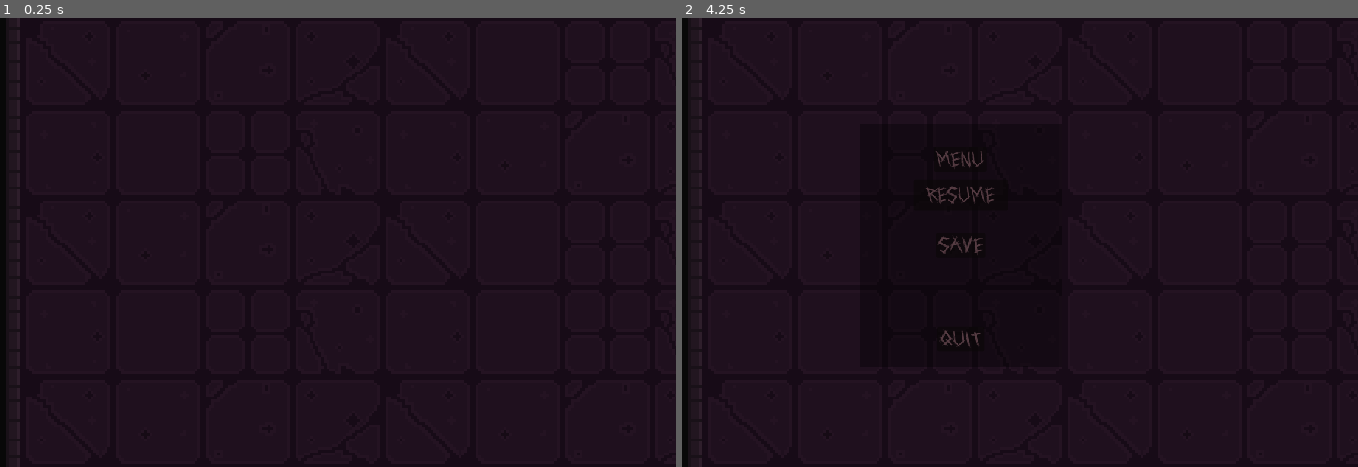
Above: before the commit, frames 1-2 (left to right).
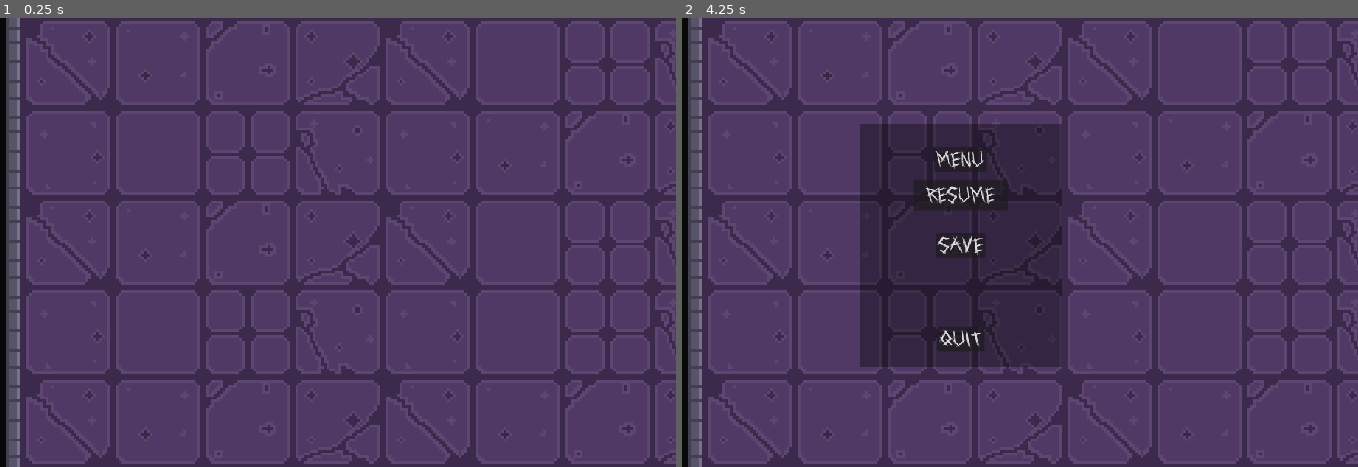
Above: after the commit, the same moments.

Repository: AugustanaCSC380January2024/final-game-don
Game: Godot game, scene res://scenes/map1.tscn
Two runs of this game, one before a commit and one after it. Both use one fixed random seed, a clock stepped at 60 frames per second and the inputs below. This scene is started directly instead of the project's main scene.
Inputs:
- Up to frame 1 (0.25 s): no input
- Up to frame 2 (4.25 s): tap Enter at 0.5, 2, 3.5 s; hold D (right) 0.53-1.28 s; tap P (attack) every 0.75 s from 0.6 to 3.6 s; tap Space (jump) at 0.77, 1.25, 1.52, 2.75, 3.02, 3.77 s; hold S (down) 1.28-2.03 s; hold D (right) 2.03-2.78 s; hold W (up) 2.78-3.53 s; hold A (left) from 3.53 s (still down); tap Escape (pause) at 4.15 s

The runs differ from the first frame. In frame 1, 99% of the frame differs, in the area x 0-100%, y 0-100%; in frame 2, 99%.
Error before the commit: Invalid access to property or key 'multiplayermode' on a base object of type 'Dictionary'. (res://scripts/map1.gd:28)
Error after the commit: Invalid access to property or key 'multiplayermode' on a base object of type 'Dictionary'. (res://scripts/map1.gd:31)

Commit message:
Added a chest that gives you a key to open the door, and added door that needs key to be opened

Diff:
--- /dev/null
+++ b/scenes/chest.tscn
@@ -0,0 +1,38 @@
+[gd_scene load_steps=5 format=3 uid="uid://sugeaoae40yp"]
+
+[ext_resource type="Script" path="res://scripts/chest.gd" id="1_k4k8r"]
+[ext_resource type="Texture2D" uid="uid://ckwn0rlwlixe5" path="res://assets/temp/Dungeon Tiles/Full.png" id="1_m87b3"]
+
+[sub_resource type="RectangleShape2D" id="RectangleShape2D_wkkni"]
+size = Vector2(27, 20)
+
+[sub_resource type="CircleShape2D" id="CircleShape2D_n0yua"]
+radius = 21.0238
+
+[node name="Chest" type="CharacterBody2D"]
+z_index = 1000
+z_as_relative = false
+collision_layer = 7
+collision_mask = 7
+script = ExtResource("1_k4k8r")
+
+[node name="Sprite2D" type="Sprite2D" parent="."]
+position = Vector2(-3, 0)
+texture = ExtResource("1_m87b3")
+hframes = 6
+vframes = 8
+frame = 17
+
+[node name="CollisionShape2D" type="CollisionShape2D" parent="."]
+position = Vector2(0.5, 0)
+shape = SubResource("RectangleShape2D_wkkni")
+
+[node name="Area2D" type="Area2D" parent="."]
+collision_layer = 7
+collision_mask = 7
+
+[node name="CollisionShape2D" type="CollisionShape2D" parent="Area2D"]
+shape = SubResource("CircleShape2D_n0yua")
+
+[connection signal="body_entered" from="Area2D" to="." method="_on_area_2d_body_entered"]
+[connection signal="body_exited" from="Area2D" to="." method="_on_area_2d_body_exited"]
--- /dev/null
+++ b/scenes/door.tscn
@@ -0,0 +1,37 @@
+[gd_scene load_steps=5 format=3 uid="uid://dbplbdyl6qbr2"]
+
+[ext_resource type="Script" path="res://scripts/door.gd" id="1_85eok"]
+[ext_resource type="Texture2D" uid="uid://ckwn0rlwlixe5" path="res://assets/temp/Dungeon Tiles/Full.png" id="1_qy16i"]
+
+[sub_resource type="RectangleShape2D" id="RectangleShape2D_h4ofb"]
+size = Vector2(32, 5)
+
+[sub_resource type="CapsuleShape2D" id="CapsuleShape2D_kbp4s"]
+radius = 16.0
+height = 68.0
+
+[node name="Door" type="StaticBody2D"]
+script = ExtResource("1_85eok")
+
+[node name="Sprite2D" type="Sprite2D" parent="."]
+texture = ExtResource("1_qy16i")
+hframes = 7
+vframes = 8
+frame = 41
+
+[node name="CollisionShape2D" type="CollisionShape2D" parent="."]
+z_index = 1000
+z_as_relative = false
+position = Vector2(0, -17)
+shape = SubResource("RectangleShape2D_h4ofb")
+
+[node name="Area2D" type="Area2D" parent="."]
+collision_layer = 7
+collision_mask = 7
+
+[node name="CollisionShape2D" type="CollisionShape2D" parent="Area2D"]
+position = Vector2(0, -1)
+shape = SubResource("CapsuleShape2D_kbp4s")
+
+[connection signal="body_entered" from="Area2D" to="." method="_on_area_2d_body_entered"]
+[connection signal="body_exited" from="Area2D" to="." method="_on_area_2d_body_exited"]
--- a/scenes/map1.tscn
+++ b/scenes/map1.tscn
@@ -1,8 +1,9 @@
-[gd_scene load_steps=4 format=3 uid="uid://bmtf5fu7xmces"]
+[gd_scene load_steps=5 format=3 uid="uid://bmtf5fu7xmces"]
 
 [ext_resource type="Script" path="res://scripts/map1.gd" id="1_ux8rt"]
 [ext_resource type="PackedScene" uid="uid://bs3pbw7w8qfua" path="res://scenes/tile_map1.tscn" id="2_tbxjn"]
 [ext_resource type="PackedScene" uid="uid://s1lqv4a1uuxv" path="res://scenes/pause_menu.tscn" id="3_ij7xw"]
+[ext_resource type="PackedScene" uid="uid://dbplbdyl6qbr2" path="res://scenes/door.tscn" id="4_wple0"]
 
 [node name="Map" type="Node2D"]
 script = ExtResource("1_ux8rt")
@@ -17,6 +18,7 @@
 color = Color(0, 0, 0, 0.886275)
 
 [node name="CanvasModulate" type="CanvasModulate" parent="."]
+visible = false
 color = Color(0.388235, 0.270588, 0.301961, 1)
 
 [node name="TileMap" parent="." instance=ExtResource("2_tbxjn")]
@@ -27,7 +29,7 @@
 layer_1/tile_data = PackedInt32Array(1310695, 65537, 4, 1310696, 65537, 4, 1310697, 65537, 4, 1310698, 65537, 4, 131069 …(2295 unchanged characters)…
 layer_2/z_index = 1000
 layer_2/navigation_enabled = false
-layer_2/tile_data = PackedInt32Array(917488, 393217, 5)
+layer_2/tile_data = PackedInt32Array()
 
 [node name="Camera2D" type="Camera2D" parent="."]
 position = Vector2(-710, 527)
@@ -51,4 +53,15 @@
 position = Vector2(-744, 549)
 
 [node name="enemy_spawn" type="Marker2D" parent="."]
-position = Vector2(-737, 112)
+position = Vector2(-388, 106)
+
+[node name="chest_spawn" type="Marker2D" parent="."]
+position = Vector2(-624, 452)
+
+[node name="Door" parent="." instance=ExtResource("4_wple0")]
+z_index = 3000
+z_as_relative = false
+position = Vector2(-496, 433)
+
+[node name="door_open" type="Marker2D" parent="."]
+position = Vector2(-496, 392)
--- /dev/null
+++ b/scripts/chest.gd
@@ -0,0 +1,22 @@
+extends CharacterBody2D
+
+@export var item_1: Node2D
+@export var item_2: Node2D
+@export var item_3: Node2D
+@export var item_4: Node2D
+@export var item_5: Node2D
+var player
+
+func _ready():
+	pass
+
+func _on_area_2d_body_entered(body):
+	if body is CharacterBody2D and body != self:
+		player = body
+		player.collect_key()
+
+
+
+func _on_area_2d_body_exited(body):
+	if body is CharacterBody2D and body != self:
+		player = null
--- /dev/null
+++ b/scripts/door.gd
@@ -0,0 +1,20 @@
+extends StaticBody2D
+
+@onready var sprite_2d = $Sprite2D
+@onready var collision_shape = $Area2D
+var player
+@onready var selfDoor = $CollisionShape2D
+
+
+func _on_area_2d_body_entered(body):
+	if body is CharacterBody2D and body != self:
+		player = body
+		if player.has_keyy() == true:
+			if player.global_position.y > selfDoor.global_position.y:
+				player.global_position.y = player.global_position.y - 100
+			else:
+				player.global_position.y = player.global_position.y + 100
+
+func _on_area_2d_body_exited(body):
+	if body is CharacterBody2D and body != self:
+		player = null
--- a/scripts/global.gd
+++ b/scripts/global.gd
@@ -1,6 +1,6 @@
 extends Node
 
-const SAVE_FILE4 = "user://save_file5.save"
+const SAVE_FILE4 = "user://save_file6.save"
 @onready var g_data = {}
 
 func get_global_data() -> Dictionary:
@@ -32,7 +32,8 @@
 			"player2_health": 0,
 			"enemy_health":0,
 			"enemy_posX":0.0,
-			"enemy_posY":0.0
+			"enemy_posY":0.0,
+			"player_one_hasKey":false
 
 
 		}
@@ -54,6 +55,7 @@
 	g_data.enemy_health = 0
 	g_data.enemy_posX = 0.0
 	g_data.enemy_posY = 0.0
+	g_data.player_one_hasKey = false
 
 
 
--- a/scripts/map1.gd
+++ b/scripts/map1.gd
@@ -6,6 +6,8 @@
 var player_2
 var gameExists = false
 var enemy
+var chest
+@onready var chest_res = load("res://scenes/chest.tscn")
 @onready var player_one = load("res://scenes/player.tscn")
 @onready var player_two = load("res://scenes/player2.tscn")
 @onready var camera_2d = $Camera2D
@@ -13,6 +15,7 @@
 @onready var save_file
 @onready var spawn_point = $spawn1
 @onready var spawn_point_2 = $spawn2
+@onready var chest_spawn = $chest_spawn
 @onready var enemy_spawn = $enemy_spawn
 @onready var enemy_res = load("res://scenes/enemy.tscn")
 
@@ -29,6 +32,7 @@
 	gameExists = save_file.gameExists
 	load_player(multiplayermode)
 	load_enemy()
+	load_chest()
 	if(gameExists):
 		load_progress()
 
@@ -75,18 +79,27 @@
 	save_file["gameExists"] = true
 	save_file["multiplayermode"] = multiplayermode
 	save_file["enemy_health"] = enemy.health
-	save_file["enemy_posX"] = enemy_spawn.global_position.x
-	save_file["enemy_posY"] = enemy_spawn.global_position.y
+	save_file["enemy_posX"] = enemy.global_position.x
+	save_file["enemy_posY"] = enemy.global_position.y
+	save_file["player_one_hasKey"] = player_1.has_keyy()
+
+
+
 
 
 
 func load_progress():
 
 	print("progress_loaded")
+
 	player_1.global_position.x = save_file.player_one_posX
 	player_1.global_position.y = save_file.player_one_posY
 	player_1.health = save_file.player_health
 	multiplayermode = save_file.multiplayermode
+	enemy.health = save_file.enemy_health
+	enemy.global_position.x = save_file.enemy_posX
+	enemy.global_position.y = save_file.enemy_posY
+	player_1.has_key = save_file.player_one_hasKey
 	mapNum = save_file.mapNum
 
 	if multiplayermode:
@@ -95,11 +108,12 @@
 		player_2.global_position.y = save_file.player_two_posY
 		player_2.health = save_file.player2_health
 
+
+
 func load_player(multiplayermode):
 
 	player_1 = player_one.instantiate()
 	add_child(player_1)
-
 
 	if multiplayermode:
 
@@ -113,9 +127,6 @@
 
 		print(distance_between_payers())
 
-
-
-
 	if gameExists == false:
 		player_1.global_position = spawn_point.global_position
 		if multiplayermode:
@@ -125,10 +136,17 @@
 	enemy = enemy_res.instantiate()
 	add_child(enemy)
 	if gameExists == false:
+		print("default spaw")
 		enemy.global_position = enemy_spawn.global_position
+
+func load_chest():
+	chest = chest_res.instantiate()
+	add_child(chest)
+	if gameExists == false:
+		chest.global_position = chest_spawn.global_position
 	else:
-		enemy.global_position.x = save_file.enemy_posX
-		enemy.global_position.y = save_file.enemy_posY
+		chest.global_position = chest_spawn.global_position
+
 
 func distance_between_payers():
 	var player_pos_differenceX = player_1.global_position.x -  player_2.global_position.x
--- a/scripts/player.gd
+++ b/scripts/player.gd
@@ -16,6 +16,7 @@
 var my_timer : Timer
 var health = 100
 var attack = true
+@export var has_key = false
 
 func _ready():
 	enemy = null
@@ -93,6 +94,15 @@
 func get_health():
 	return health
 
+func collect_key():
+	has_key = true
+	print("key collected")
+
+func has_keyy():
+	return has_key
+
+
+
 #notes, timer works but it seems like there is not enough time for the animation to play
 func _on_timer_timeout():
 	on_floor = true
